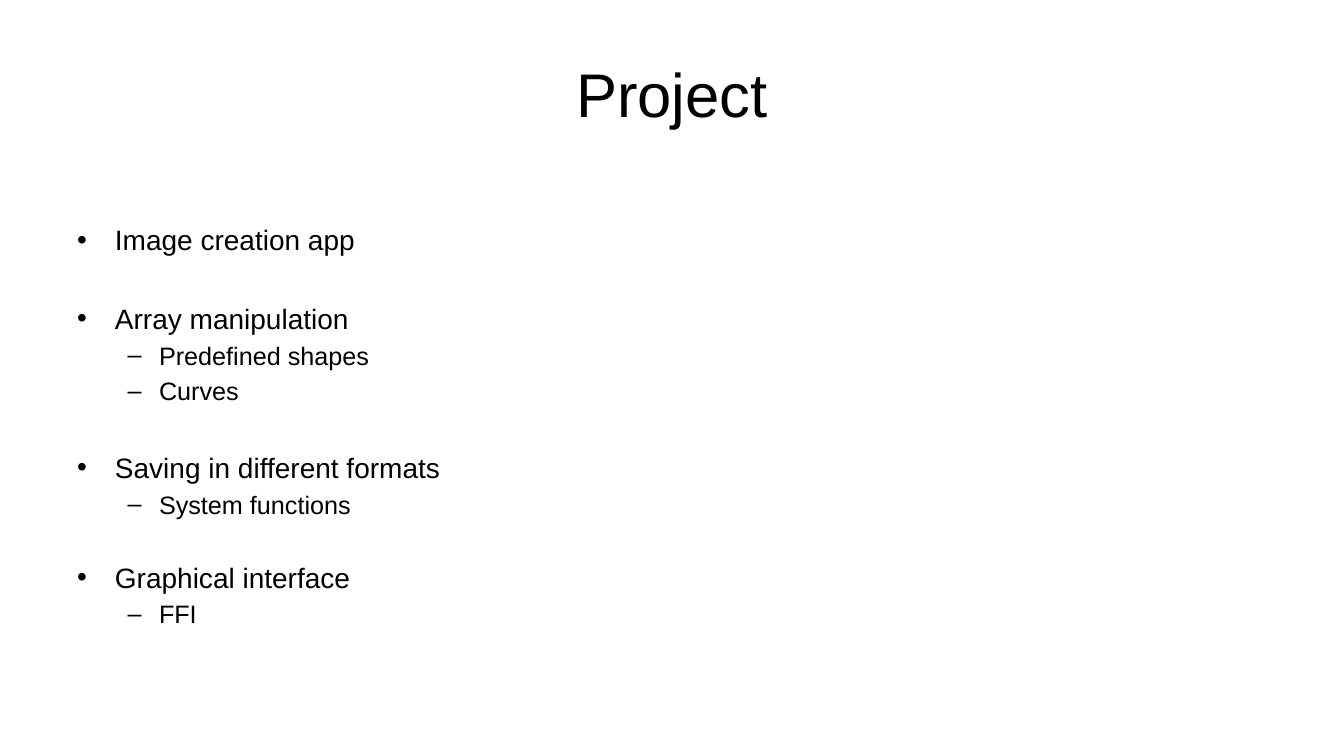
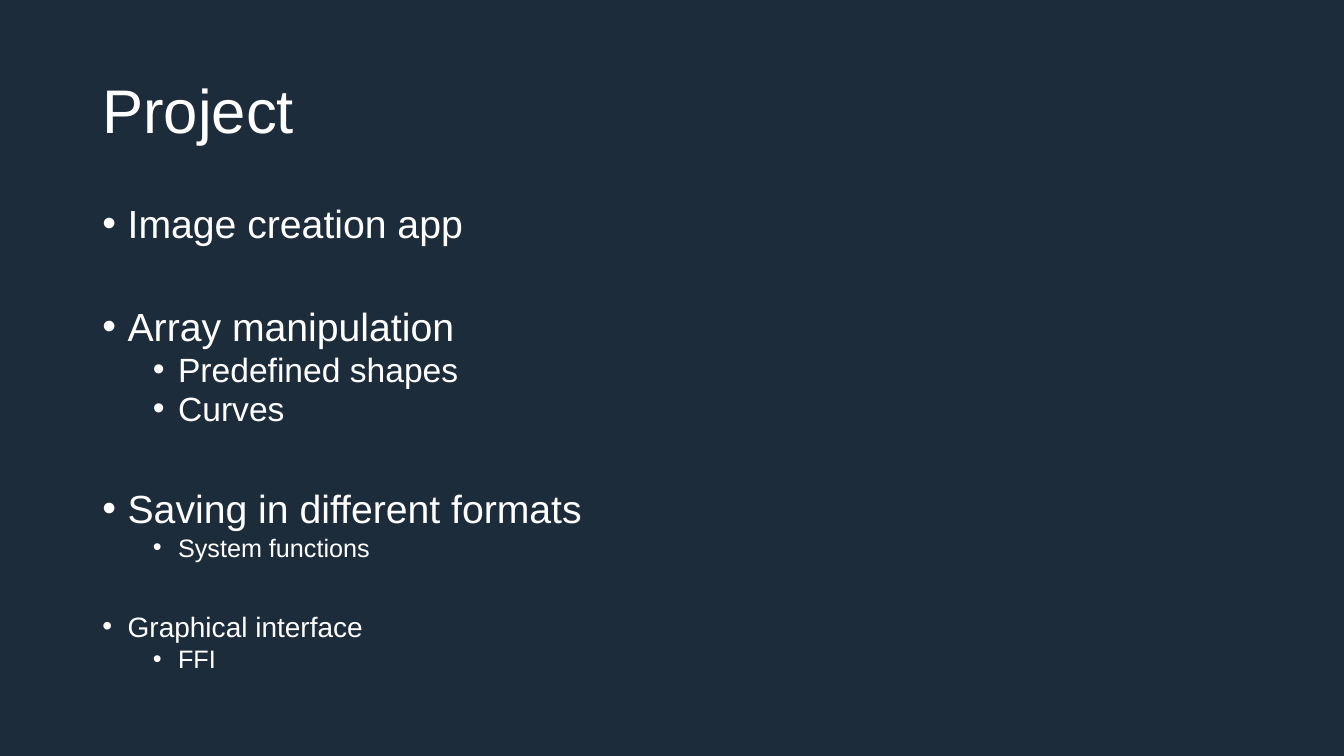
Before and after one commit to IEscher/PLM_uiua, a slide deck: slide 10 of documents/Presentation.pptx (slide 8 before the commit). Drawn at 1344x756 pixels with LibreOffice and Linux fonts; fonts in the diff are those of the drawing. Boxes give left, top, right and bottom in pixels: in the first picture for what was removed or moved away, otherwise in the second. Text is boxed around its words. In the diff, an @@ line names an element or a change of style, - is before the commit and + after.

Commit message:
ajout images

```diff
--- a/documents/Presentation.pptx
+++ b/documents/Presentation.pptx
@@ background #FFFFFF to #1D2C3A @@
@@ title "Project": place and size @@
-title "Project" at <box>576,72,768,129</box>
+title "Project" at <box>102,88,294,145</box>
@@ title "Project" at <box>102,88,294,145</box>: text colour #000000 to #FFFFFF; alignment centre to left; line spacing 1 to 0.9 @@
@@ text "Image creation app": place and size @@
-text "Image creation app" at <box>115,229,439,623</box>
+text "Image creation app" at <box>128,209,582,668</box>
@@ text "Image creation app" at <box>128,209,582,668</box>: size 20 to 28 pt in "Image creation app", "Array manipulation", "Saving in different formats"; text colour #000000 to #FFFFFF; size 18 to 24 pt in "Predefined shapes", "Curves"; indent changed; line spacing 1 to 0.8; more space between paragraphs; bullet – to • @@
```
Also in this commit, not shown: 7 other slides changed, 2 slides added, 1 other file.
